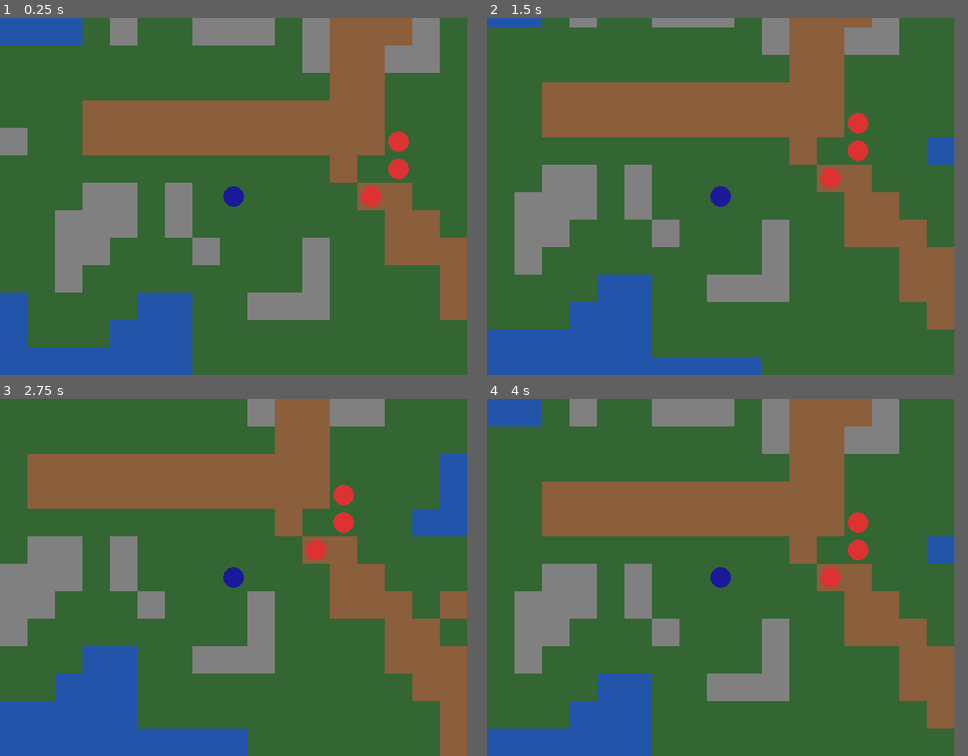
Above: before the commit, frames 1-4 (two rows, left to right).
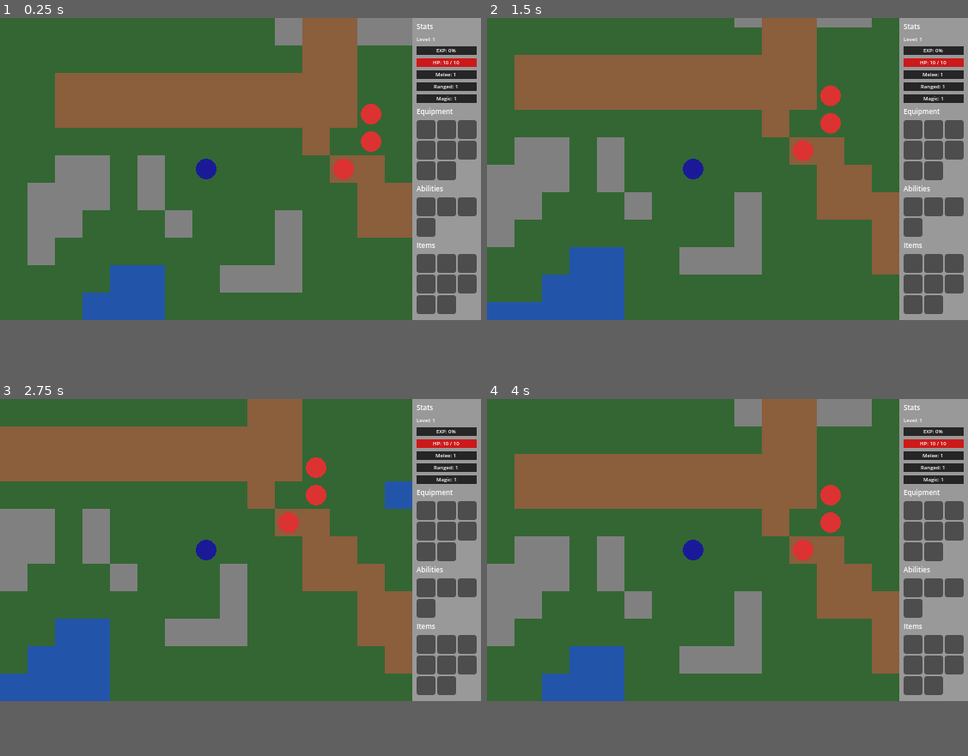
Above: after the commit, the same moments.

Repository: gabrielrheimer/classic-rpg-godot
Game: Godot game, scene res://scenes/main.tscn
The game is run twice, just before and just after one commit, with the same random seed, the same clock (stepped at 60 frames per second) and the same inputs. Before the commit the project starts from res://scenes/game_map.tscn.
Inputs (mouse positions are in pixels of both pictures, inside the frame that each line leads up to):
- Up to frame 1 (0.25 s): no input
- Up to frame 2 (1.5 s): tap Enter at 0.5 s; move the mouse to (823, 178) at 0.52 s; hold D (move_right) 0.53-1.28 s; click (823, 178) at 0.67 s; tap Space at 1.25 s; move the mouse to (626, 214) at 1.27 s; hold S (move_down) from 1.28 s (still down)
- Up to frame 3 (2.75 s): tap Enter at 2 s; move the mouse to (278, 498) at 2.02 s; release S (move_down) at 2.03 s; hold D (move_right) from 2.03 s (still down)
- Up to frame 4 (4 s): tap Space at 2.75 s; move the mouse to (698, 648) at 2.77 s; release D (move_right) at 2.78 s; hold W (move_up) 2.78-3.53 s; click (698, 648) at 2.92 s; tap Enter at 3.5 s; move the mouse to (862, 631) at 3.52 s; hold A (move_left) from 3.53 s (still down)
In our replay, the window is 544x416 before the commit and 560x352 after it. These sizes can differ from the game's own. Grey fills any space a smaller window leaves; there, only what the larger window draws over its background counts as a difference.

The runs differ from the first frame. In frame 1, 48% of the frame differs, in the area x 0-100%, y 0-100%; in frame 2, 48%; in frame 3, 46%; in frame 4, 48%.

Commit message:
feat: implement hud as a sidebar in 4:3 ratio

Diff:
--- a/project.godot
+++ b/project.godot
@@ -11,7 +11,7 @@
 [application]
 
 config/name="classic-rpg"
-run/main_scene="res://scenes/game_map.tscn"
+run/main_scene="res://scenes/main.tscn"
 config/features=PackedStringArray("4.5", "GL Compatibility")
 config/icon="res://icon.svg"
 
@@ -23,8 +23,8 @@
 
 [display]
 
-window/size/viewport_width=544
-window/size/viewport_height=416
+window/size/viewport_width=560
+window/size/viewport_height=352
 window/size/mode=2
 window/stretch/mode="canvas_items"
 
--- /dev/null
+++ b/scenes/main.tscn
@@ -0,0 +1,312 @@
+[gd_scene load_steps=15 format=3 uid="uid://07p13fpy6f4h"]
+
+[ext_resource type="Script" uid="uid://crt0x2s2oh8m3" path="res://scripts/ui/main.gd" id="1_main"]
+[ext_resource type="PackedScene" uid="uid://cga02kyipqqgq" path="res://scenes/game_map.tscn" id="2_gamemap"]
+[ext_resource type="Script" uid="uid://ewfxpiqjp060" path="res://scripts/ui/hud.gd" id="3_hud"]
+
+[sub_resource type="StyleBoxFlat" id="hp_fill"]
+bg_color = Color(0.8, 0.1, 0.1, 1)
+
+[sub_resource type="StyleBoxFlat" id="hp_bg"]
+bg_color = Color(0.3, 0.05, 0.05, 1)
+
+[sub_resource type="StyleBoxFlat" id="xp_fill"]
+bg_color = Color(0.5, 0.1, 0.8, 1)
+
+[sub_resource type="StyleBoxFlat" id="xp_bg"]
+bg_color = Color(0.15, 0.15, 0.15, 1)
+
+[sub_resource type="StyleBoxFlat" id="melee_fill"]
+bg_color = Color(0.1, 0.6, 0.2, 1)
+
+[sub_resource type="StyleBoxFlat" id="melee_bg"]
+bg_color = Color(0.15, 0.15, 0.15, 1)
+
+[sub_resource type="StyleBoxFlat" id="ranged_fill"]
+bg_color = Color(0.1, 0.6, 0.2, 1)
+
+[sub_resource type="StyleBoxFlat" id="ranged_bg"]
+bg_color = Color(0.15, 0.15, 0.15, 1)
+
+[sub_resource type="StyleBoxFlat" id="magic_fill"]
+bg_color = Color(0.1, 0.6, 0.2, 1)
+
+[sub_resource type="StyleBoxFlat" id="magic_bg"]
+bg_color = Color(0.15, 0.15, 0.15, 1)
+
+[sub_resource type="StyleBoxFlat" id="hud_panel"]
+corner_radius_top_left = 0
+corner_radius_top_right = 0
+corner_radius_bottom_left = 0
+corner_radius_bottom_right = 0
+
+[node name="Main" type="Control"]
+layout_mode = 3
+anchors_preset = 15
+anchor_right = 1.0
+anchor_bottom = 1.0
+grow_horizontal = 2
+grow_vertical = 2
+script = ExtResource("1_main")
+
+[node name="SubViewportContainer" type="SubViewportContainer" parent="."]
+layout_mode = 0
+offset_right = 480.0
+offset_bottom = 352.0
+stretch = true
+
+[node name="SubViewport" type="SubViewport" parent="SubViewportContainer"]
+disable_3d = true
+handle_input_locally = false
+size = Vector2i(480, 352)
+render_target_update_mode = 4
+
+[node name="GameMap" parent="SubViewportContainer/SubViewport" instance=ExtResource("2_gamemap")]
+
+[node name="HUD" type="Panel" parent="."]
+layout_mode = 0
+offset_left = 480.0
+offset_right = 560.0
+offset_bottom = 352.0
+theme_override_styles/panel = SubResource("hud_panel")
+script = ExtResource("3_hud")
+
+[node name="VBox" type="VBoxContainer" parent="HUD"]
+layout_mode = 1
+anchors_preset = 15
+anchor_right = 1.0
+anchor_bottom = 1.0
+grow_horizontal = 2
+grow_vertical = 2
+offset_left = 12.0
+offset_top = 8.0
+offset_right = -12.0
+offset_bottom = -12.0
+
+[node name="StatsTitle" type="Label" parent="HUD/VBox"]
+layout_mode = 2
+theme_override_font_sizes/font_size = 8
+text = "Stats"
+horizontal_alignment = 0
+
+[node name="LevelLabel" type="Label" parent="HUD/VBox"]
+layout_mode = 2
+theme_override_font_sizes/font_size = 6
+text = "Level: 1"
+horizontal_alignment = 0
+
+[node name="XPBar" type="ProgressBar" parent="HUD/VBox"]
+custom_minimum_size = Vector2(0, 10)
+layout_mode = 2
+show_percentage = false
+theme_override_styles/fill = SubResource("xp_fill")
+theme_override_styles/background = SubResource("xp_bg")
+
+[node name="XPLabel" type="Label" parent="HUD/VBox/XPBar"]
+layout_mode = 1
+anchors_preset = 15
+anchor_right = 1.0
+anchor_bottom = 1.0
+grow_horizontal = 2
+grow_vertical = 2
+theme_override_font_sizes/font_size = 6
+text = "EXP: 0%"
+horizontal_alignment = 1
+vertical_alignment = 1
+
+[node name="HPBar" type="ProgressBar" parent="HUD/VBox"]
+custom_minimum_size = Vector2(0, 10)
+layout_mode = 2
+max_value = 10.0
+value = 10.0
+show_percentage = false
+theme_override_styles/fill = SubResource("hp_fill")
+theme_override_styles/background = SubResource("hp_bg")
+
+[node name="HPLabel" type="Label" parent="HUD/VBox/HPBar"]
+layout_mode = 1
+anchors_preset = 15
+anchor_right = 1.0
+anchor_bottom = 1.0
+grow_horizontal = 2
+grow_vertical = 2
+theme_override_font_sizes/font_size = 6
+text = "HP: 10 / 10"
+horizontal_alignment = 1
+vertical_alignment = 1
+
+[node name="MeleeBar" type="ProgressBar" parent="HUD/VBox"]
+custom_minimum_size = Vector2(0, 10)
+layout_mode = 2
+max_value = 100.0
+show_percentage = false
+theme_override_styles/fill = SubResource("melee_fill")
+theme_override_styles/background = SubResource("melee_bg")
+
+[node name="MeleeLabel" type="Label" parent="HUD/VBox/MeleeBar"]
+layout_mode = 1
+anchors_preset = 15
+anchor_right = 1.0
+anchor_bottom = 1.0
+grow_horizontal = 2
+grow_vertical = 2
+theme_override_font_sizes/font_size = 6
+text = "Melee: 1"
+horizontal_alignment = 1
+vertical_alignment = 1
+
+[node name="RangedBar" type="ProgressBar" parent="HUD/VBox"]
+custom_minimum_size = Vector2(0, 10)
+layout_mode = 2
+max_value = 100.0
+show_percentage = false
+theme_override_styles/fill = SubResource("ranged_fill")
+theme_override_styles/background = SubResource("ranged_bg")
+
+[node name="RangedLabel" type="Label" parent="HUD/VBox/RangedBar"]
+layout_mode = 1
+anchors_preset = 15
+anchor_right = 1.0
+anchor_bottom = 1.0
+grow_horizontal = 2
+grow_vertical = 2
+theme_override_font_sizes/font_size = 6
+text = "Ranged: 1"
+horizontal_alignment = 1
+vertical_alignment = 1
+
+[node name="MagicBar" type="ProgressBar" parent="HUD/VBox"]
+custom_minimum_size = Vector2(0, 10)
+layout_mode = 2
+max_value = 100.0
+show_percentage = false
+theme_override_styles/fill = SubResource("magic_fill")
+theme_override_styles/background = SubResource("magic_bg")
+
+[node name="MagicLabel" type="Label" parent="HUD/VBox/MagicBar"]
+layout_mode = 1
+anchors_preset = 15
+anchor_right = 1.0
+anchor_bottom = 1.0
+grow_horizontal = 2
+grow_vertical = 2
+theme_override_font_sizes/font_size = 6
+text = "Magic: 1"
+horizontal_alignment = 1
+vertical_alignment = 1
+
+[node name="EquipTitle" type="Label" parent="HUD/VBox"]
+layout_mode = 2
+theme_override_font_sizes/font_size = 8
+text = "Equipment"
+horizontal_alignment = 0
+
+[node name="EquipGrid" type="GridContainer" parent="HUD/VBox"]
+layout_mode = 2
+theme_override_constants/h_separation = 2
+theme_override_constants/v_separation = 2
+columns = 3
+
+[node name="Slot0" type="Panel" parent="HUD/VBox/EquipGrid"]
+custom_minimum_size = Vector2(22, 22)
+layout_mode = 2
+
+[node name="Slot1" type="Panel" parent="HUD/VBox/EquipGrid"]
+custom_minimum_size = Vector2(22, 22)
+layout_mode = 2
+
+[node name="Slot2" type="Panel" parent="HUD/VBox/EquipGrid"]
+custom_minimum_size = Vector2(22, 22)
+layout_mode = 2
+
+[node name="Slot3" type="Panel" parent="HUD/VBox/EquipGrid"]
+custom_minimum_size = Vector2(22, 22)
+layout_mode = 2
+
+[node name="Slot4" type="Panel" parent="HUD/VBox/EquipGrid"]
+custom_minimum_size = Vector2(22, 22)
+layout_mode = 2
+
+[node name="Slot5" type="Panel" parent="HUD/VBox/EquipGrid"]
+custom_minimum_size = Vector2(22, 22)
+layout_mode = 2
+
+[node name="Slot6" type="Panel" parent="HUD/VBox/EquipGrid"]
+custom_minimum_size = Vector2(22, 22)
+layout_mode = 2
+
+[node name="Slot7" type="Panel" parent="HUD/VBox/EquipGrid"]
+custom_minimum_size = Vector2(22, 22)
+layout_mode = 2
+
+[node name="AbilitiesTitle" type="Label" parent="HUD/VBox"]
+layout_mode = 2
+theme_override_font_sizes/font_size = 8
+text = "Abilities"
+horizontal_alignment = 0
+
+[node name="AbilityGrid" type="GridContainer" parent="HUD/VBox"]
+layout_mode = 2
+theme_override_constants/h_separation = 2
+theme_override_constants/v_separation = 2
+columns = 3
+
+[node name="Ability0" type="Panel" parent="HUD/VBox/AbilityGrid"]
+custom_minimum_size = Vector2(22, 22)
+layout_mode = 2
+
+[node name="Ability1" type="Panel" parent="HUD/VBox/AbilityGrid"]
+custom_minimum_size = Vector2(22, 22)
+layout_mode = 2
+
+[node name="Ability2" type="Panel" parent="HUD/VBox/AbilityGrid"]
+custom_minimum_size = Vector2(22, 22)
+layout_mode = 2
+
+[node name="Ability3" type="Panel" parent="HUD/VBox/AbilityGrid"]
+custom_minimum_size = Vector2(22, 22)
+layout_mode = 2
+
+[node name="ItemsTitle" type="Label" parent="HUD/VBox"]
+layout_mode = 2
+theme_override_font_sizes/font_size = 8
+text = "Items"
+horizontal_alignment = 0
+
+[node name="ItemGrid" type="GridContainer" parent="HUD/VBox"]
+layout_mode = 2
+theme_override_constants/h_separation = 2
+theme_override_constants/v_separation = 2
+columns = 3
+
+[node name="Item0" type="Panel" parent="HUD/VBox/ItemGrid"]
+custom_minimum_size = Vector2(22, 22)
+layout_mode = 2
+
+[node name="Item1" type="Panel" parent="HUD/VBox/ItemGrid"]
+custom_minimum_size = Vector2(22, 22)
+layout_mode = 2
+
+[node name="Item2" type="Panel" parent="HUD/VBox/ItemGrid"]
+custom_minimum_size = Vector2(22, 22)
+layout_mode = 2
+
+[node name="Item3" type="Panel" parent="HUD/VBox/ItemGrid"]
+custom_minimum_size = Vector2(22, 22)
+layout_mode = 2
+
+[node name="Item4" type="Panel" parent="HUD/VBox/ItemGrid"]
+custom_minimum_size = Vector2(22, 22)
+layout_mode = 2
+
+[node name="Item5" type="Panel" parent="HUD/VBox/ItemGrid"]
+custom_minimum_size = Vector2(22, 22)
+layout_mode = 2
+
+[node name="Item6" type="Panel" parent="HUD/VBox/ItemGrid"]
+custom_minimum_size = Vector2(22, 22)
+layout_mode = 2
+
+[node name="Item7" type="Panel" parent="HUD/VBox/ItemGrid"]
+custom_minimum_size = Vector2(22, 22)
+layout_mode = 2
--- a/scripts/entities/player.gd
+++ b/scripts/entities/player.gd
@@ -9,6 +9,7 @@
 func _ready() -> void:
 	tile_pos = Vector2i(10, 10)
 	position = Vector2(tile_pos) * Constants.TILE_SIZE
+	get_parent().notify_hud(stats)
 
 func _process(_delta: float) -> void:
 	if is_moving:
@@ -62,3 +63,4 @@
 		game_map.occupied_tiles.erase(clicked_tile)
 		enemy.queue_free()
 	game_map.run_enemy_turns(self)
+	get_parent().notify_hud(stats)
--- /dev/null
+++ b/scripts/ui/hud.gd
@@ -0,0 +1,15 @@
+extends Panel
+
+func update(stats: CharacterStats) -> void:
+	$VBox/LevelLabel.text = "Level: %d" % stats.level
+	$VBox/XPBar.value = stats.exp
+	$VBox/XPBar/XPLabel.text = "EXP: %d%%" % stats.exp
+	$VBox/HPBar.max_value = stats.max_hp
+	$VBox/HPBar.value = stats.hp
+	$VBox/HPBar/HPLabel.text = "HP: %d / %d" % [stats.hp, stats.max_hp]
+	$VBox/MeleeBar.value = stats.melee_xp
+	$VBox/MeleeBar/MeleeLabel.text = "Melee: %d (%d%%)" % [stats.melee_skill, stats.melee_xp]
+	$VBox/RangedBar.value = stats.ranged_xp
+	$VBox/RangedBar/RangedLabel.text = "Ranged: %d (%d%%)" % [stats.ranged_skill, stats.ranged_xp]
+	$VBox/MagicBar.value = stats.magic_xp
+	$VBox/MagicBar/MagicLabel.text = "Magic: %d (%d%%)" % [stats.magic_skill, stats.magic_xp]
--- /dev/null
+++ b/scripts/ui/main.gd
@@ -0,0 +1,5 @@
+extends Control
+
+func _ready() -> void:
+	var game_map = $SubViewportContainer/SubViewport/GameMap
+	game_map.player_stats_changed.connect($HUD.update)
--- a/scripts/world/game_map.gd
+++ b/scripts/world/game_map.gd
@@ -1,4 +1,6 @@
 extends Node2D
+
+signal player_stats_changed(stats: CharacterStats)
 
 var grid: Dictionary = {}  # Vector2i -> Enums.TileType
 var occupied_tiles: Dictionary = {}  # Vector2i -> Enemy
@@ -34,3 +36,6 @@
 		if enemy.aggroed:
 			return true
 	return false
+
+func notify_hud(stats: CharacterStats) -> void:
+	player_stats_changed.emit(stats)
Not shown, added: scripts/ui/hud.gd.uid
Not shown, added: scripts/ui/main.gd.uid
Not shown, changed: CHANGELOG.md
